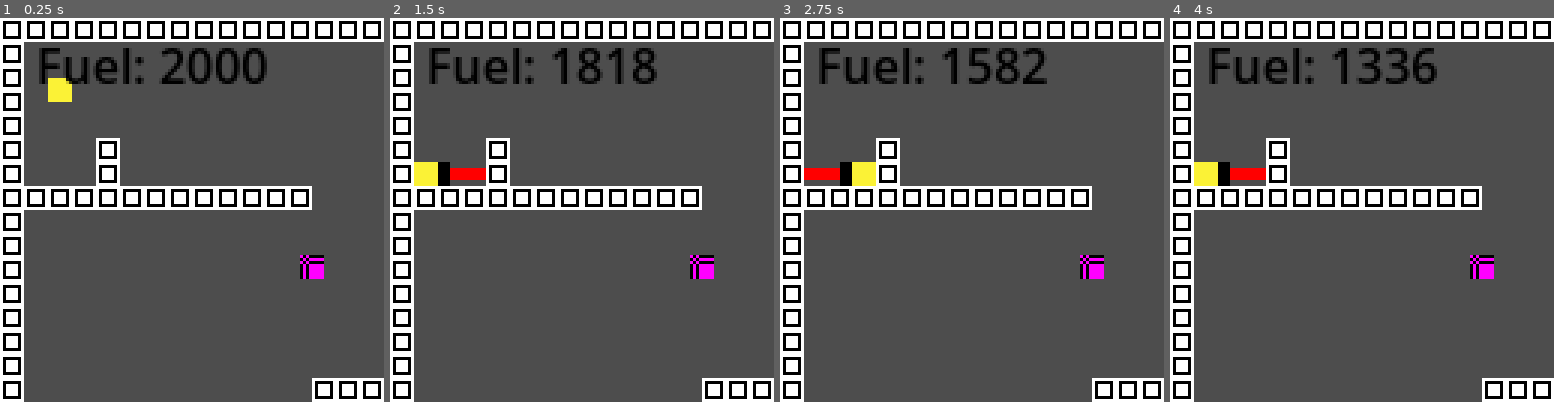
Above: before the commit, frames 1-4 (left to right).
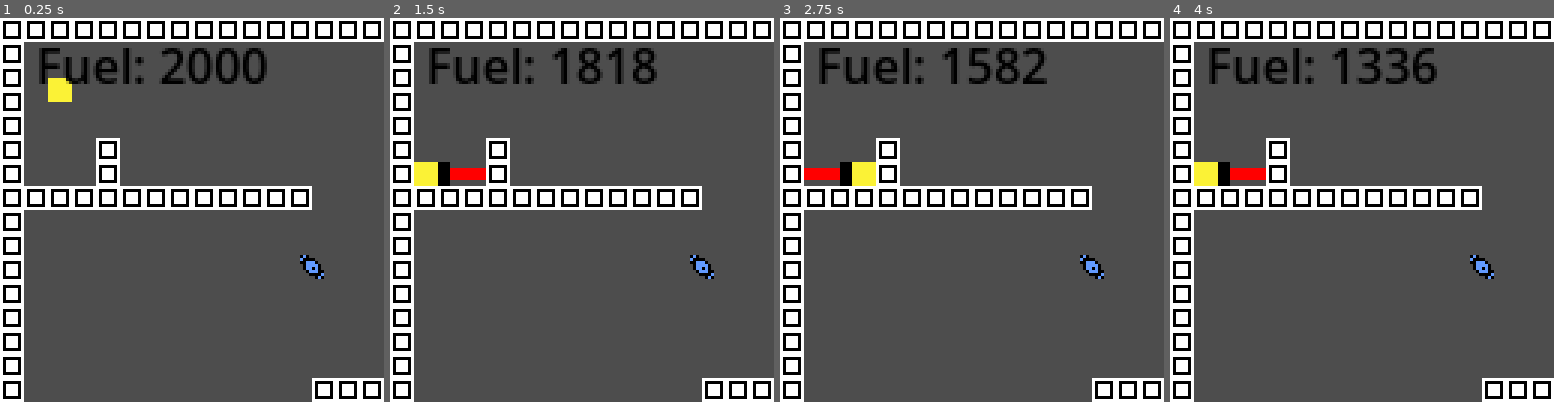
Above: after the commit, the same moments.

Repository: OSGH-web/balloon-movement-demo
Game: Godot game, scene res://scenes/levels/level2.tscn
Same seed, same stepped clock (60 frames per second), same inputs: the game is played once before the commit and once after it. This scene is started directly instead of the project's main scene. Sound files missing from this copy of the repository are replaced by a short silence.
Inputs:
- Up to frame 1 (0.25 s): no input
- Up to frame 2 (1.5 s): hold Right (ui_right) from 0.53 s (still down); tap Up (ui_up) at 0.77 s
- Up to frame 3 (2.75 s): tap Up (ui_up) at 1.52 s; release Right (ui_right) at 2.03 s; hold Left (ui_left) from 2.03 s (still down)
- Up to frame 4 (4 s): release Left (ui_left) at 2.78 s; hold Right (ui_right) from 2.78 s (still down); tap Up (ui_up) at 3.02, 3.77 s
The pictures show only the part of the screen within x 0-50%, y 0-50%; the shares and areas given below are measured in that part.

The runs differ from the first frame. In frame 1, 0.4% of the frame differs, in the area x 78-85%, y 61-68%; in frame 2, 0.4%; in frame 3, 0.4%; in frame 4, 0.4%.

Commit message:
add temp icon for power up

Diff:
--- a/scenes/gas_can.tscn
+++ b/scenes/gas_can.tscn
@@ -2,9 +2,7 @@
 
 [ext_resource type="Script" uid="uid://q67tvntu6pa4" path="res://scripts/gas_can.gd" id="1_lkxy0"]
 [ext_resource type="AudioStream" uid="uid://d2m4wnbjjnnvf" path="res://assets/sound_fx/powerUp.wav" id="2_jrew3"]
-
-[sub_resource type="PlaceholderTexture2D" id="PlaceholderTexture2D_lkxy0"]
-size = Vector2(8, 8)
+[ext_resource type="Texture2D" uid="uid://diopb6pfkyuxr" path="res://assets/sprites/powerup.png" id="2_mecvi"]
 
 [sub_resource type="RectangleShape2D" id="RectangleShape2D_jrew3"]
 size = Vector2(8, 8)
@@ -14,7 +12,7 @@
 script = ExtResource("1_lkxy0")
 
 [node name="Sprite2D" type="Sprite2D" parent="."]
-texture = SubResource("PlaceholderTexture2D_lkxy0")
+texture = ExtResource("2_mecvi")
 
 [node name="CollisionShape2D" type="CollisionShape2D" parent="."]
 shape = SubResource("RectangleShape2D_jrew3")
Binary file added: assets/sprites/powerup.png
Not shown, added: assets/sprites/powerup.png.import
